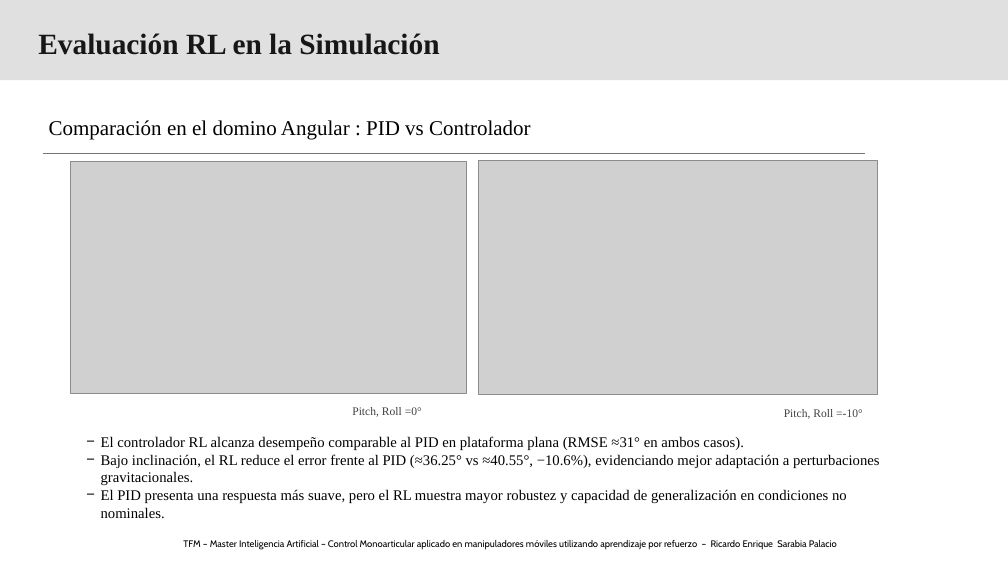
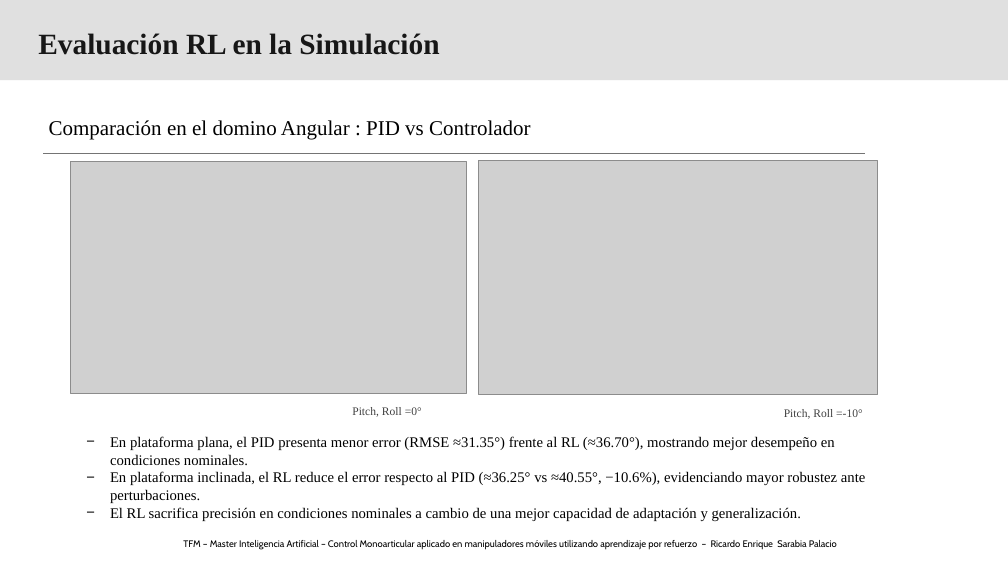
Before and after one commit to RichardSarabia/SimuladorBrazoLazaro_RLAgent_TFM_RicardoSarabia, a slide deck: slide 1 of Fase4/03_results/FaseB/ComparacionPID_vs_RL_F4B_Agente1900.pptx. Drawn at 1008x567 pixels with LibreOffice and Linux fonts; fonts in the diff are those of the drawing; grey boxes stand for pictures; background and template pictures are left out. Boxes give left, top, right and bottom in pixels: in the first picture for what was removed or moved away, otherwise in the second. Text is boxed around its words. In the diff, an @@ line names an element or a change of style, - is before the commit and + after.

```diff
--- a/Fase4/03_results/FaseB/ComparacionPID_vs_RL_F4B_Agente1900.pptx
+++ b/Fase4/03_results/FaseB/ComparacionPID_vs_RL_F4B_Agente1900.pptx
@@ text at [110, 436, 865, 521]: text changed @@
-− El controlador RL alcanza desempeño comparable al PID en plataforma plana (RMSE ≈31° en ambos casos).
-− Bajo inclinación, el RL reduce el error frente al PID (≈36.25° vs ≈40.55°, −10.6%), evidenciando mejor adaptación a perturbaciones gravitacionales.
-− El PID presenta una respuesta más suave, pero el RL muestra mayor robustez y capacidad de generalización en condiciones no nominales.
+− En plataforma plana, el PID presenta menor error (RMSE ≈31.35°) frente al RL (≈36.70°), mostrando mejor desempeño en condiciones nominales.
+− En plataforma inclinada, el RL reduce el error respecto al PID (≈36.25° vs ≈40.55°, −10.6%), evidenciando mayor robustez ante perturbaciones.
+− El RL sacrifica precisión en condiciones nominales a cambio de una mejor capacidad de adaptación y generalización.
```
Also in this commit, not shown: 4 other files.
